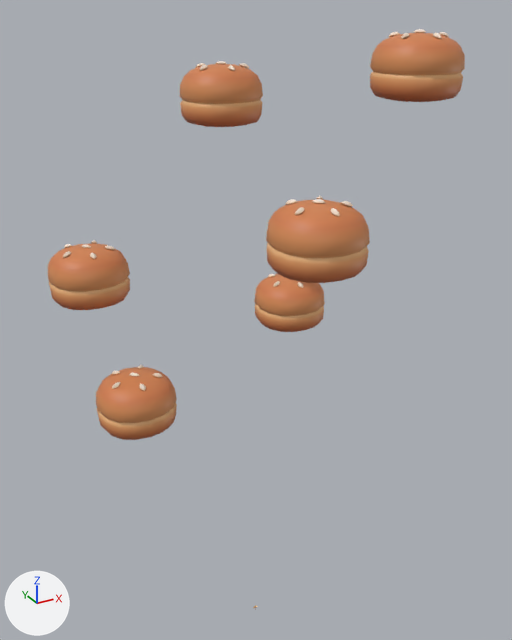
Renders of the Blender file art_models/tree2bun4.blend from each side of a commit.
Both versions are drawn from a camera (50 mm lens) standing at (-2.82, -5.14, 6.03) and looking at (-0.01, -0.04, 3.48). Every picture has the same lights, and +X, +Y and +Z are marked at lower left. The picture after the commit comes second.

Objects in the first picture: 'food_ingredient_bun_Cube.001', 'food_ingredient_bun_Cube.007', 'food_ingredient_bun_Cube.008', 'food_ingredient_bun_Cube.009', 'food_ingredient_bun_Cube.010', 'food_ingredient_bun_Cube.011'.
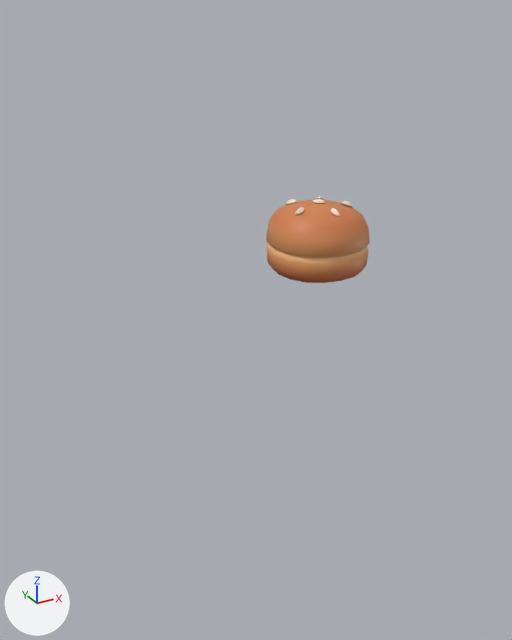
The change, as a diff of the scene's bpy script:
```diff
--- a/art_models/tree2bun4.blend.py
+++ b/art_models/tree2bun4.blend.py
@@ ob_food_ingredient_bun_cube_007 @@
-ob_food_ingredient_bun_cube_007 = bpy.data.objects.new('food_ingredient_bun_Cube.007', me_food_ingredient_bun_cube_007)
-ob_food_ingredient_bun_cube_007.location = (0.0, 0.0, 0.0)
@@ ob_food_ingredient_bun_cube_008 @@
-ob_food_ingredient_bun_cube_008 = bpy.data.objects.new('food_ingredient_bun_Cube.008', me_food_ingredient_bun_cube_008)
-ob_food_ingredient_bun_cube_008.location = (0.0, 0.0, 0.0)
@@ ob_food_ingredient_bun_cube_009 @@
-ob_food_ingredient_bun_cube_009 = bpy.data.objects.new('food_ingredient_bun_Cube.009', me_food_ingredient_bun_cube_009)
-ob_food_ingredient_bun_cube_009.location = (0.0, 0.0, 0.0)
@@ ob_food_ingredient_bun_cube_010 @@
-ob_food_ingredient_bun_cube_010 = bpy.data.objects.new('food_ingredient_bun_Cube.010', me_food_ingredient_bun_cube_010)
-ob_food_ingredient_bun_cube_010.location = (0.0, 0.0, 0.0)
@@ ob_food_ingredient_bun_cube_001 @@
-ob_food_ingredient_bun_cube_001 = bpy.data.objects.new('food_ingredient_bun_Cube.001', me_food_ingredient_bun_cube_001)
-ob_food_ingredient_bun_cube_001.location = (0.0, 0.0, 0.0)
```

Changed parts and their boxes [x1, y1, x2, y2] in the pictures (512 x 640 px):
'food_ingredient_bun_Cube.007', deleted (orange)
    before: [370, 29, 465, 102]
'food_ingredient_bun_Cube.008', deleted (orange)
    before: [96, 364, 177, 440]
'food_ingredient_bun_Cube.010', deleted (orange)
    before: [180, 61, 263, 127]
'food_ingredient_bun_Cube.001', deleted (orange)
    before: [48, 240, 130, 310]
'food_ingredient_bun_Cube.009', deleted (orange)
    before: [254, 274, 325, 332]
